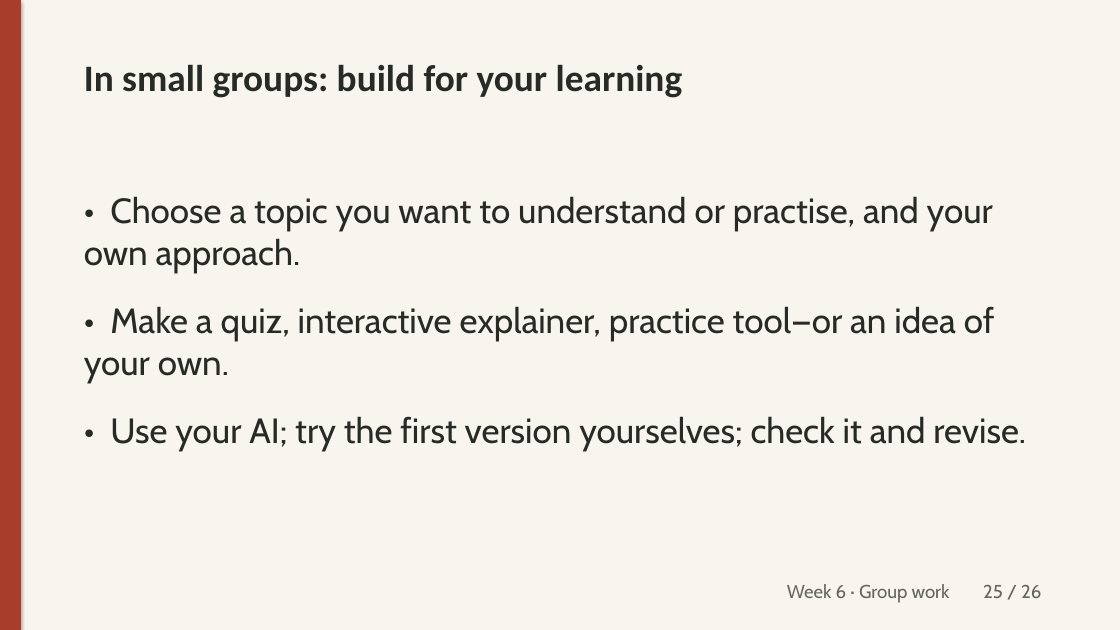
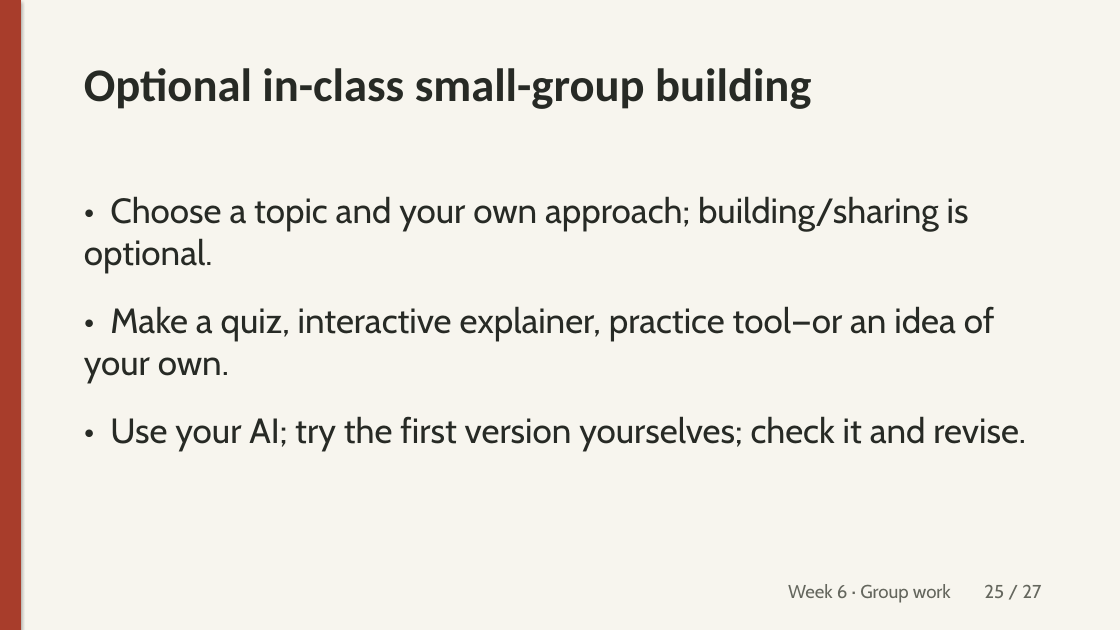
Before and after one commit to unforcedagi/learn-vibe-build-deck, a slide deck: slide 25 of lessons/week-6/_src/week6-lecture.pptx. Drawn at 1120x630 pixels with LibreOffice and Linux fonts; fonts in the diff are those of the drawing. Boxes give left, top, right and bottom in pixels: in the first picture for what was removed or moved away, otherwise in the second. Text is boxed around its words. In the diff, an @@ line names an element or a change of style, - is before the commit and + after.

Commit message:
Week 6: one-page learning reflection replaces required build; persistent peer pods, optional link, Canvas draft only (#13)

```diff
--- a/lessons/week-6/_src/week6-lecture.pptx
+++ b/lessons/week-6/_src/week6-lecture.pptx
@@ text at (84, 68, 811, 109): text changed; size 32 to 40 pt @@
-In small groups: build for your learning
+Optional in-class small-group building
@@ text at (84, 196, 969, 274): text changed @@
-• Choose a topic you want to understand or practise, and your own approach.
+• Choose a topic and your own approach; building/sharing is optional.
@@ text at (788, 584, 1041, 603): text changed @@
-Week 6 · Group work 25 / 26
+Week 6 · Group work 25 / 27
```
Also in this commit, not shown: 25 other slides changed, 1 slide added, 15 other files.
